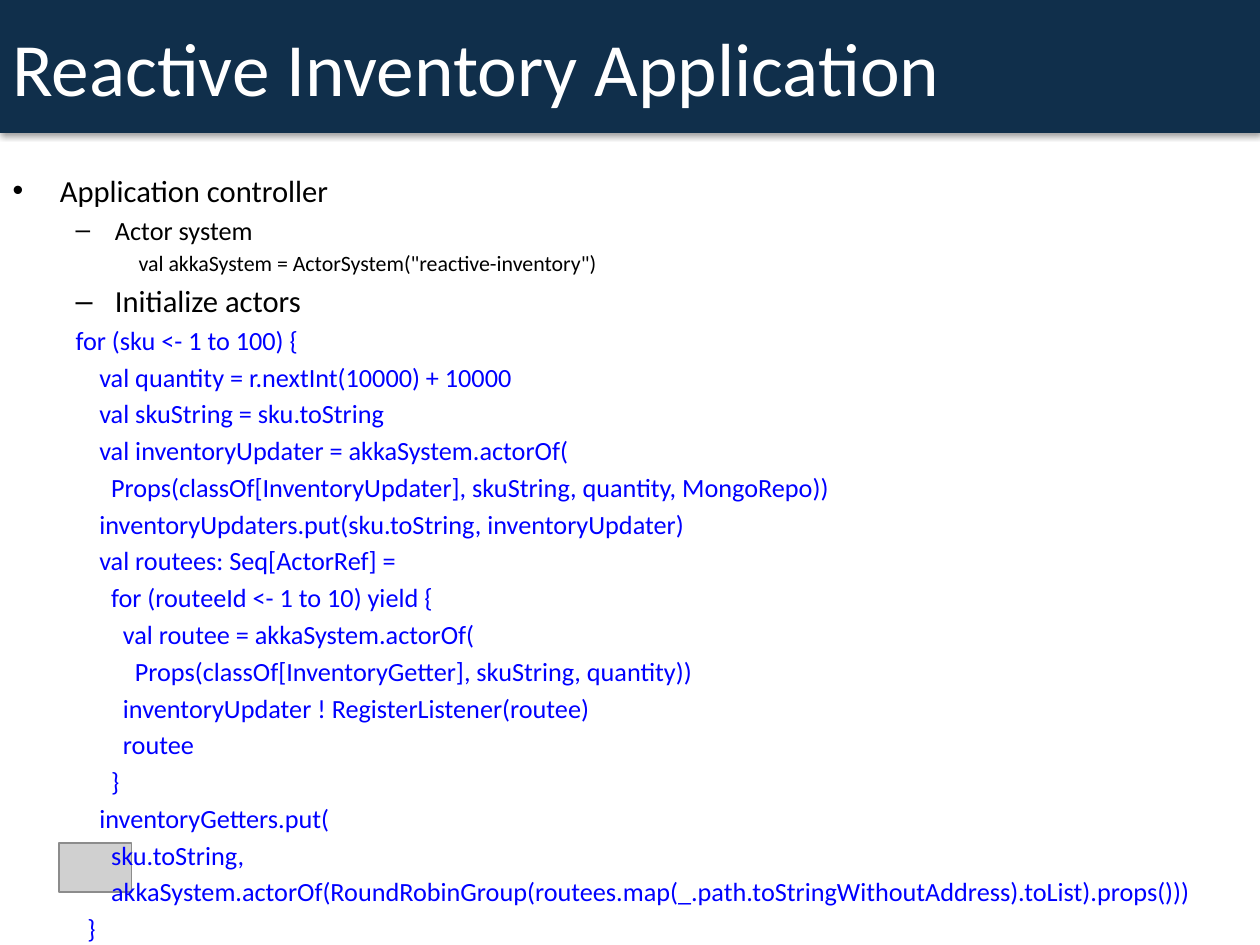
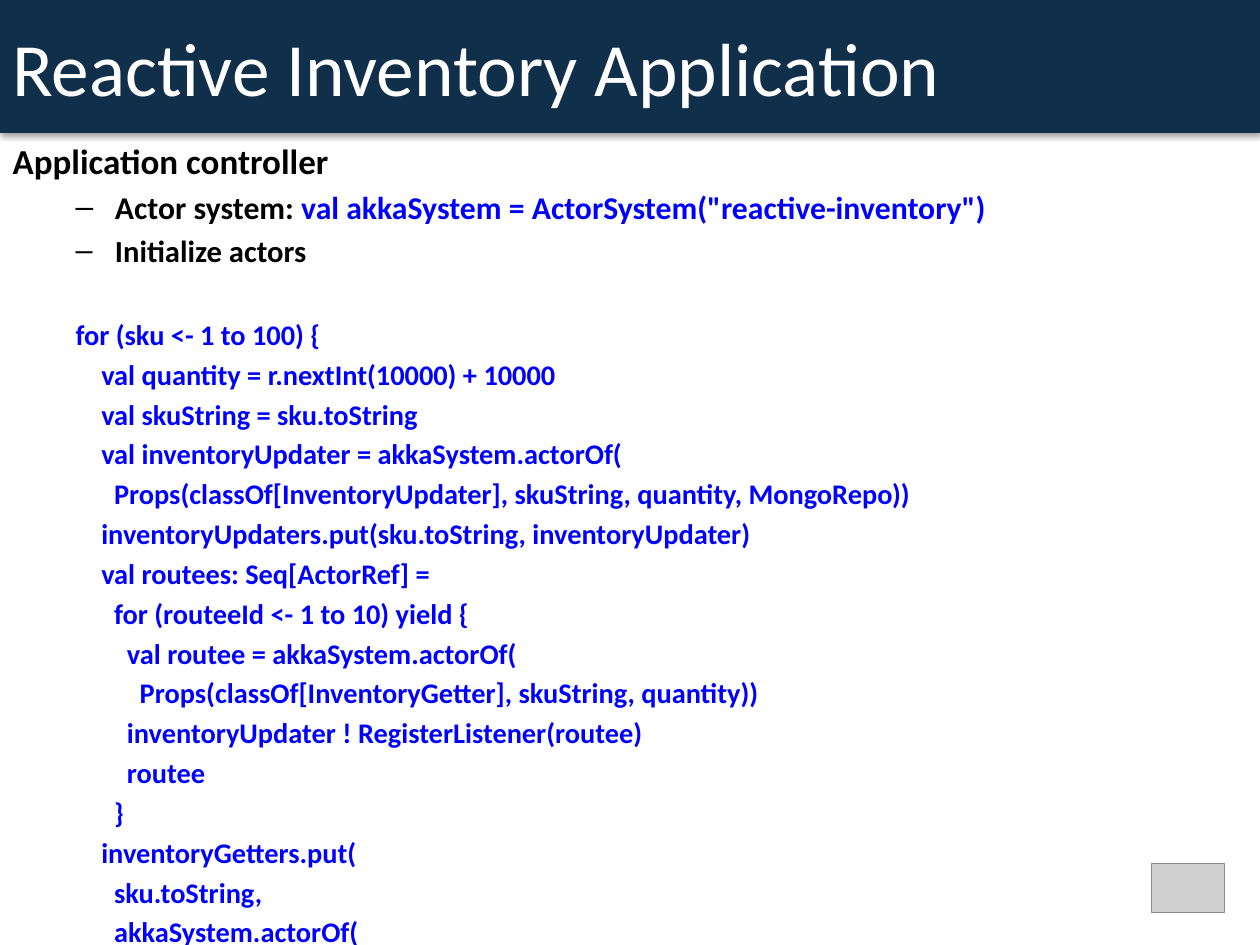
Before and after one commit to dspeele/react-vs-shared-state-inventory, a slide deck: slide 14 of React Vs Shared State Deck.pptx. Drawn at 1260x945 pixels with LibreOffice and Linux fonts; fonts in the diff are those of the drawing; grey boxes stand for pictures. Boxes give left, top, right and bottom in pixels: in the first picture for what was removed or moved away, otherwise in the second. Text is boxed around its words. In the diff, an @@ line names an element or a change of style, - is before the commit and + after.

```diff
--- a/React Vs Shared State Deck.pptx
+++ b/React Vs Shared State Deck.pptx
@@ text "Application controller": place and size @@
-text "Application controller" at [60,180,1189,906]
+text "Application controller" at [13,149,986,945]
@@ text at [13,149,910,908]: size 17.5 to 20 pt in "Application controller"; bold on in "Application controller", "Initialize actors", "for (sku <- 1 to 100) {", "val quantity = r.nextInt(10000) + 10000" and 14 more places; size 15 to 16.2 pt in "for (sku <- 1 to 100) {", "val quantity = r.nextInt(10000) + 10000", "val skuString = sku.toString", "val inventoryUpdater = akkaSystem.actorOf(" and 12 more places; bullet • to none @@
@@ text at [115,195,986,224]: text changed; size 12.5 to 18.1 pt; text colour #000000 to #0000FF; bold on @@
-  – Actor system
-    val akkaSystem = ActorSystem("reactive-inventory")
+  – Actor system: val akkaSystem = ActorSystem("reactive-inventory")
@@ picture: place and size @@
-picture at [59,843,132,892]
+picture at [1152,864,1225,914]
@@ text at [114,921,358,945]: text changed; size 15 to 16.2 pt; bold on @@
-  akkaSystem.actorOf(RoundRobinGroup(routees.map(_.path.toStringWithoutAddress).toList).props()))
+  akkaSystem.actorOf(
+  RoundRobinGroup(routees.map(_.path.toStringWithoutAddress).toList).props()
+  ))
```
Also in this commit, not shown: 15 other slides changed.
